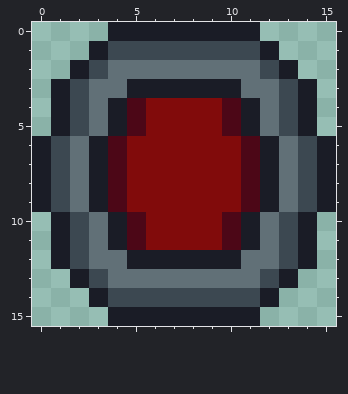
Edited in one commit: pixel-art file (Assets/Dossiers Personnels/Zachary/Assets/Lifebar_Proto16.aseprite). Above, as it was before the edit.
16x16 pixels, 1 frame.
Once edited:
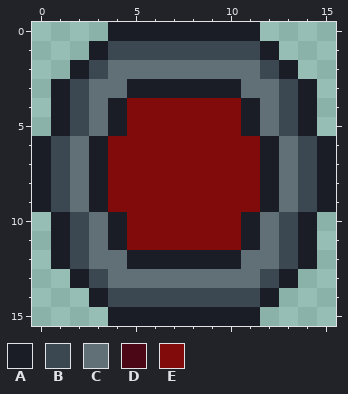
Palette (. is transparent): A #1a1c26  B #3c4851  C #617077  D #4c0717  E #810b0b
Changes in this commit:
Changed rows in their new state; - is an unchanged pixel.
Layer "BG":
first column x 4:
 4 -E----E-
 5 -E----E-
 6 E------E
 7 E------E
 8 E------E
 9 E------E
10 -E----E-
11 -E----E-
Where, in picture pixels (left, top, right, bottom), the same in both pictures:
changed: (108, 98, 146, 250)
changed: (222, 98, 260, 250)
